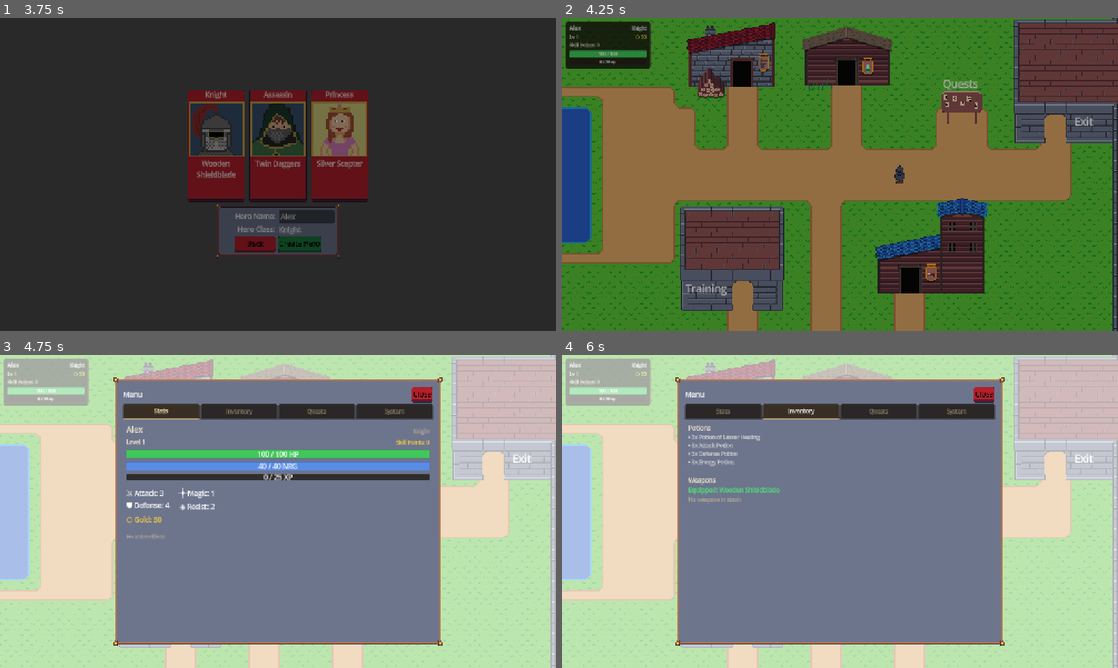
Above: before the commit, frames 1-4 (two rows, left to right).
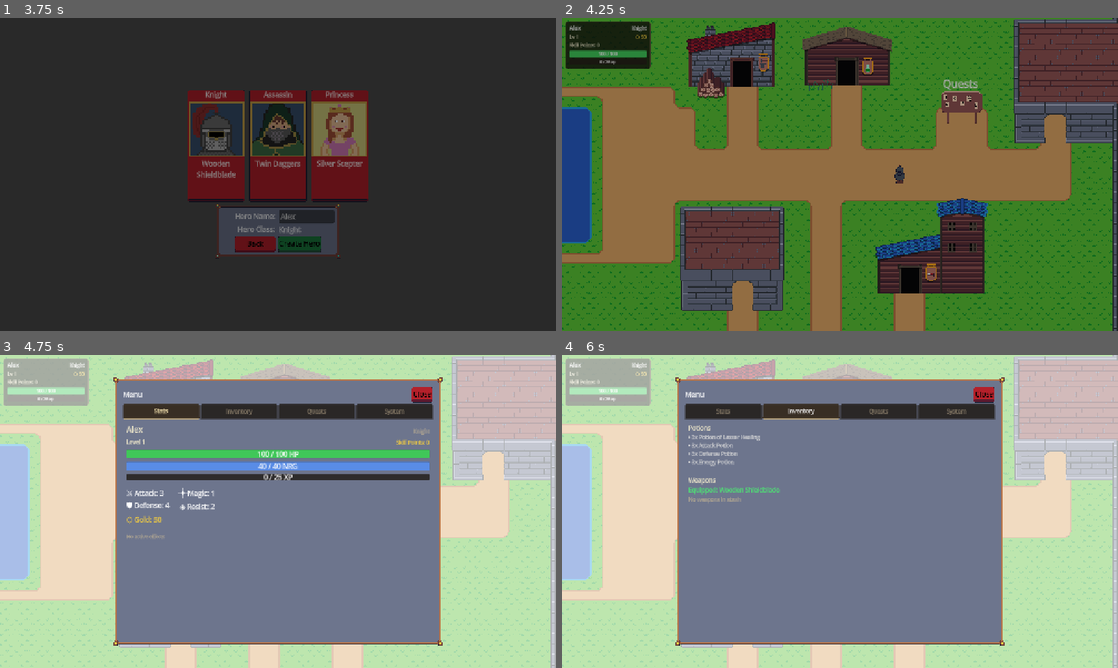
Above: after the commit, the same moments.

Repository: navtges3/PixelValley
Game: Godot game, scene res://scenes/ui/screens/main_menu_screen.tscn
The game is run twice, just before and just after one commit, with the same random seed, the same clock (stepped at 60 frames per second) and the same inputs. Sound files missing from this copy of the repository are replaced by a short silence.
Inputs (mouse positions are in pixels of both pictures, inside the frame that each line leads up to):
- Up to frame 1 (3.75 s): click "New Game" at 0.5 s; click (305, 215) at 1.27 s; type "Alex" at 1.35 s; click (216, 146) at 2.02 s; click "Create Hero" at 2.75 s; click "Empty Slot" at 3.5 s
- Up to frame 2 (4.25 s): no input
- Up to frame 3 (4.75 s): hold Right (ui_right) from 4.28 s (still down); hold Tab (open_hud) from 4.28 s (still down)
- Up to frame 4 (6 s): release Right (ui_right) at 5 s; release Tab (open_hud) at 5 s; click "Stats" at 5 s; click "Inventory" at 5.75 s

Frame 1 is identical in both runs. In frame 2, 0.2% of the frame differs, in the area x 22-96%, y 31-89%; in frame 3, less than 0.1%; in frame 4, less than 0.1%.

Commit message:
feat: Update village tile set with new polygon points for improved collision detection

Diff:
--- a/resources/world/tile_set.tres
+++ b/resources/world/tile_set.tres
@@ -824,11 +824,11 @@
 10:9/0 = 0
 10:9/0/physics_layer_0/polygon_0/points = PackedVector2Array(-16, -16, -16, 0, -16, 16, -8, 16, -8, 0, 0, -8, 0, -16)
 0:10/0 = 0
-0:10/0/physics_layer_0/polygon_0/points = PackedVector2Array(-16, -16, -16, 16, 16, 16, 16, -16)
+0:10/0/physics_layer_0/polygon_0/points = PackedVector2Array(-16, -16, -16, 16, 16, 16, 16, 8, -8, 8, -8, -16)
 1:10/0 = 0
-1:10/0/physics_layer_0/polygon_0/points = PackedVector2Array(-16, -16, -16, 16, 16, 16, 16, -16)
+1:10/0/physics_layer_0/polygon_0/points = PackedVector2Array(-16, 8, 16, 8, 16, 16, -16, 16)
 2:10/0 = 0
-2:10/0/physics_layer_0/polygon_0/points = PackedVector2Array(-16, -16, -16, 16, 16, 16, 16, -16)
+2:10/0/physics_layer_0/polygon_0/points = PackedVector2Array(8, -16, 8, 8, -16, 8, -16, 16, 8, 16, 16, 16, 16, -16)
 3:10/0 = 0
 3:10/0/physics_layer_0/polygon_0/points = PackedVector2Array(-16, -16, -16, -8, 16, -8, 16, -16)
 4:10/0 = 0
--- a/scenes/world/locations/village.tscn
+++ b/scenes/world/locations/village.tscn
@@ -38,6 +38,7 @@
 tile_set = ExtResource("2_h8u16")
 
 [node name="Walls" type="TileMapLayer" parent="." unique_id=1657094983]
+y_sort_enabled = true
 tile_map_data = PackedByteArray("AAATAAEAAgAEAAkAAAATAAAAAgAEAAgAAAASAAEAAgAEAAkAAAASAAAAAgAEAAgAAAARAAEAAgAEAAkAAAARAA …(3232 unchanged characters)…
 tile_set = ExtResource("2_h8u16")
 
